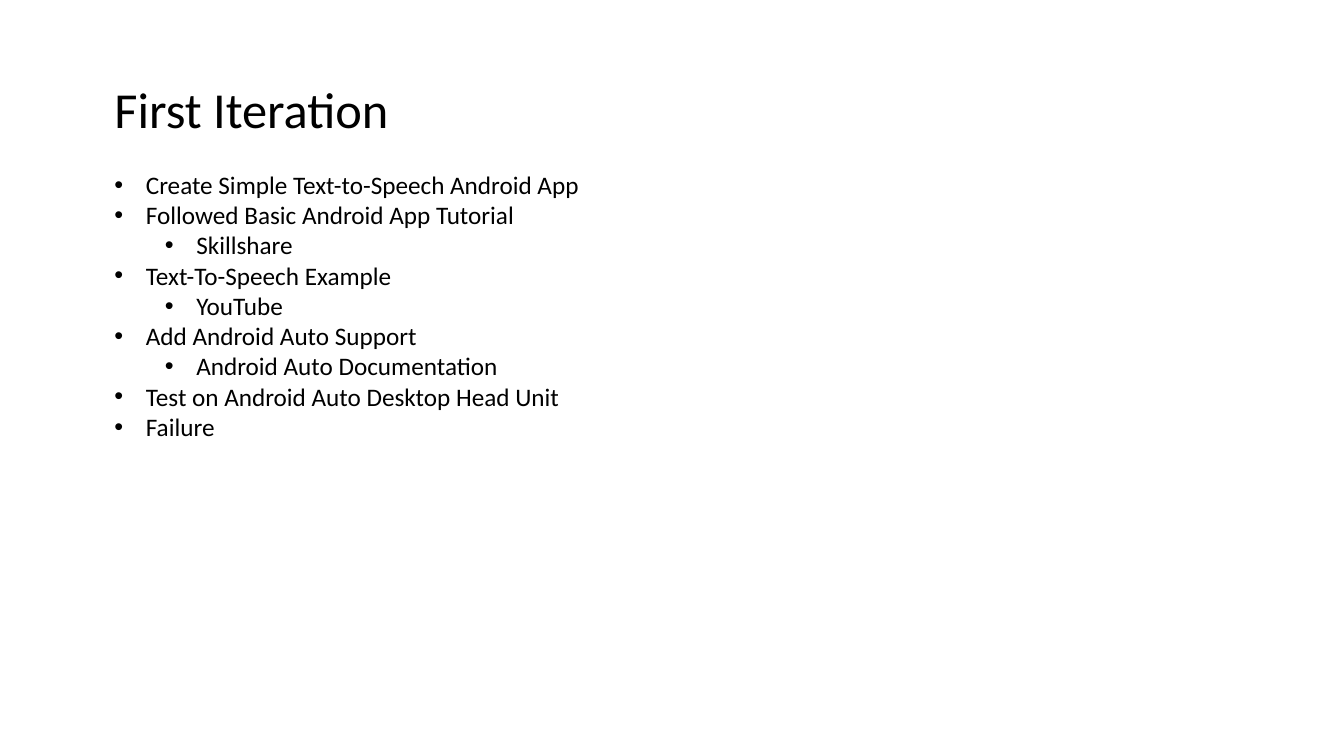
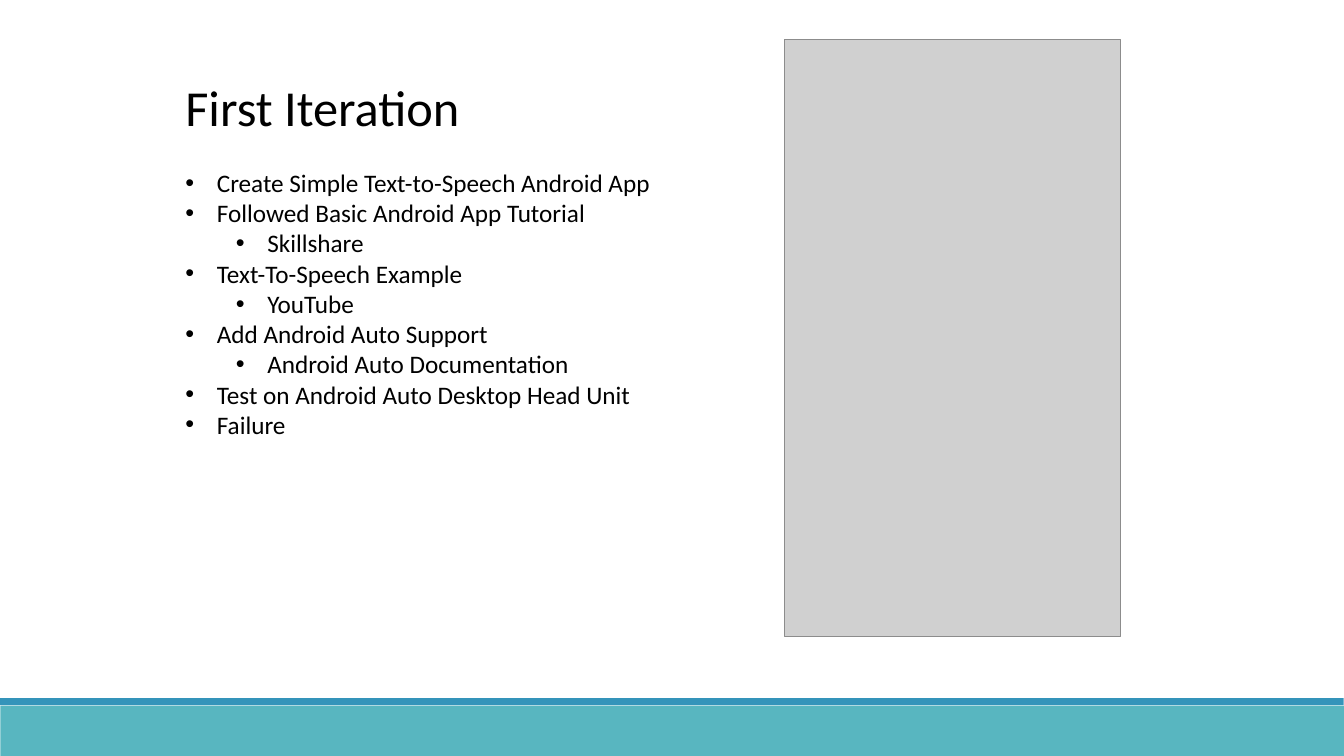
Before and after one commit to AA323/android-auto-testing, a slide deck: slide 3 of Presentation/Android Auto Message App.pptx. Drawn at 1344x756 pixels with LibreOffice and Linux fonts; fonts in the diff are those of the drawing; grey boxes stand for pictures. Boxes give left, top, right and bottom in pixels: in the first picture for what was removed or moved away, otherwise in the second. Text is boxed around its words. In the diff, an @@ line names an element or a change of style, - is before the commit and + after.

Commit message:
add photos and screenshots to presentation

```diff
--- a/Presentation/Android Auto Message App.pptx
+++ b/Presentation/Android Auto Message App.pptx
@@ picture added at (784, 39, 1120, 636) @@
@@ text "First Iteration": place and size @@
-text "First Iteration" at (114, 93, 578, 436)
+text "First Iteration" at (185, 91, 649, 434)
@@ rectangle added at (0, 706, 1344, 756), fill #58B6C0 @@
@@ rectangle added at (0, 699, 1344, 706), fill #3494BA @@
```
Also in this commit, not shown: 5 other slides changed, 3 other files.
